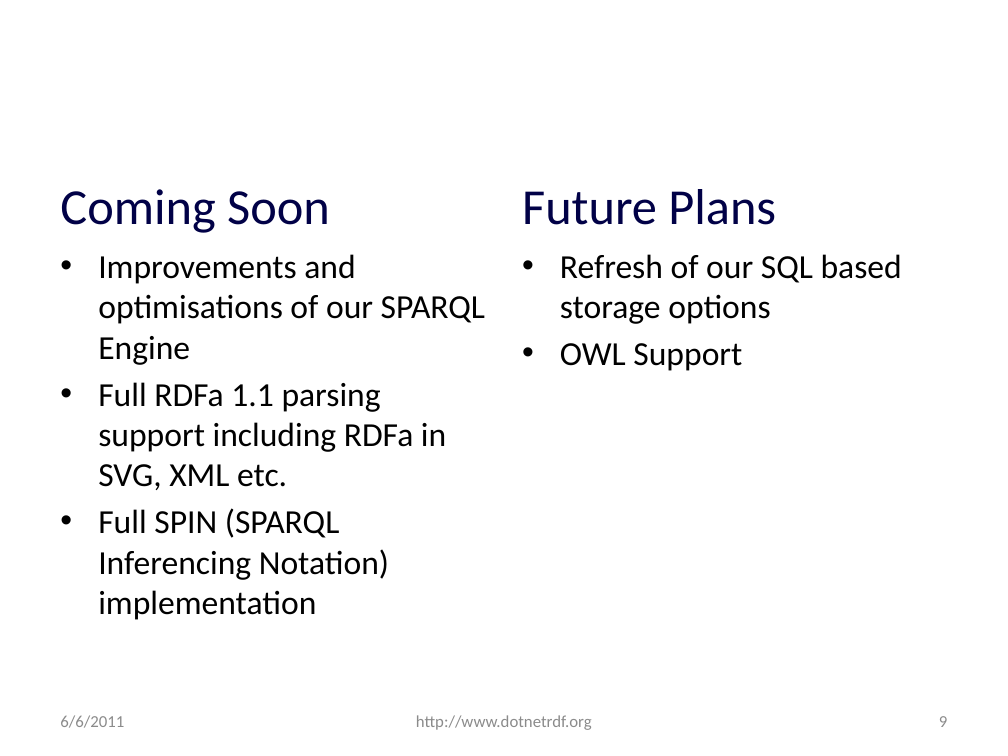
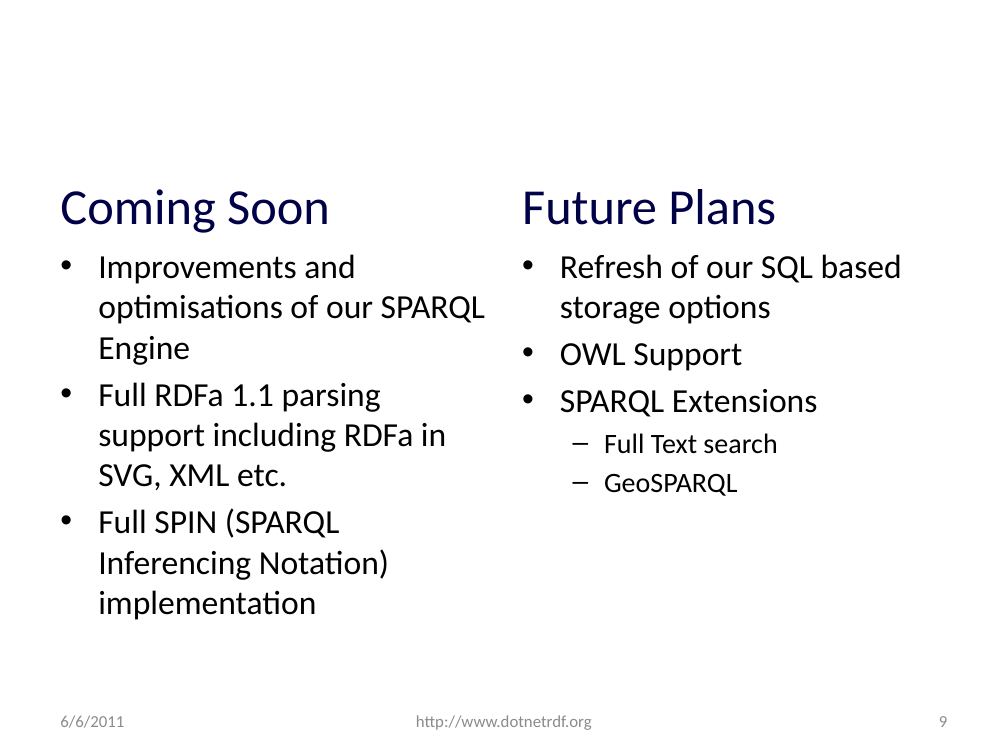
Before and after one commit to JohnGoldsmith/dotnetrdf-wiki, a slide deck: slide 9 of Slides/SemTech West 2011 Lightning Talk.pptx. Drawn at 1008x756 pixels with LibreOffice and Linux fonts; fonts in the diff are those of the drawing; background and template pictures are left out. Boxes give left, top, right and bottom in pixels: in the first picture for what was removed or moved away, otherwise in the second. Text is boxed around its words. In the diff, an @@ line names an element or a change of style, - is before the commit and + after.

```diff
--- a/Slides/SemTech West 2011 Lightning Talk.pptx
+++ b/Slides/SemTech West 2011 Lightning Talk.pptx
@@ text at bbox=[560, 389, 818, 496]: paragraphs added @@
+• SPARQL Extensions
+  – Full Text search
+  – GeoSPARQL
```
Also in this commit, not shown: 7 other slides changed, 1 other file.
